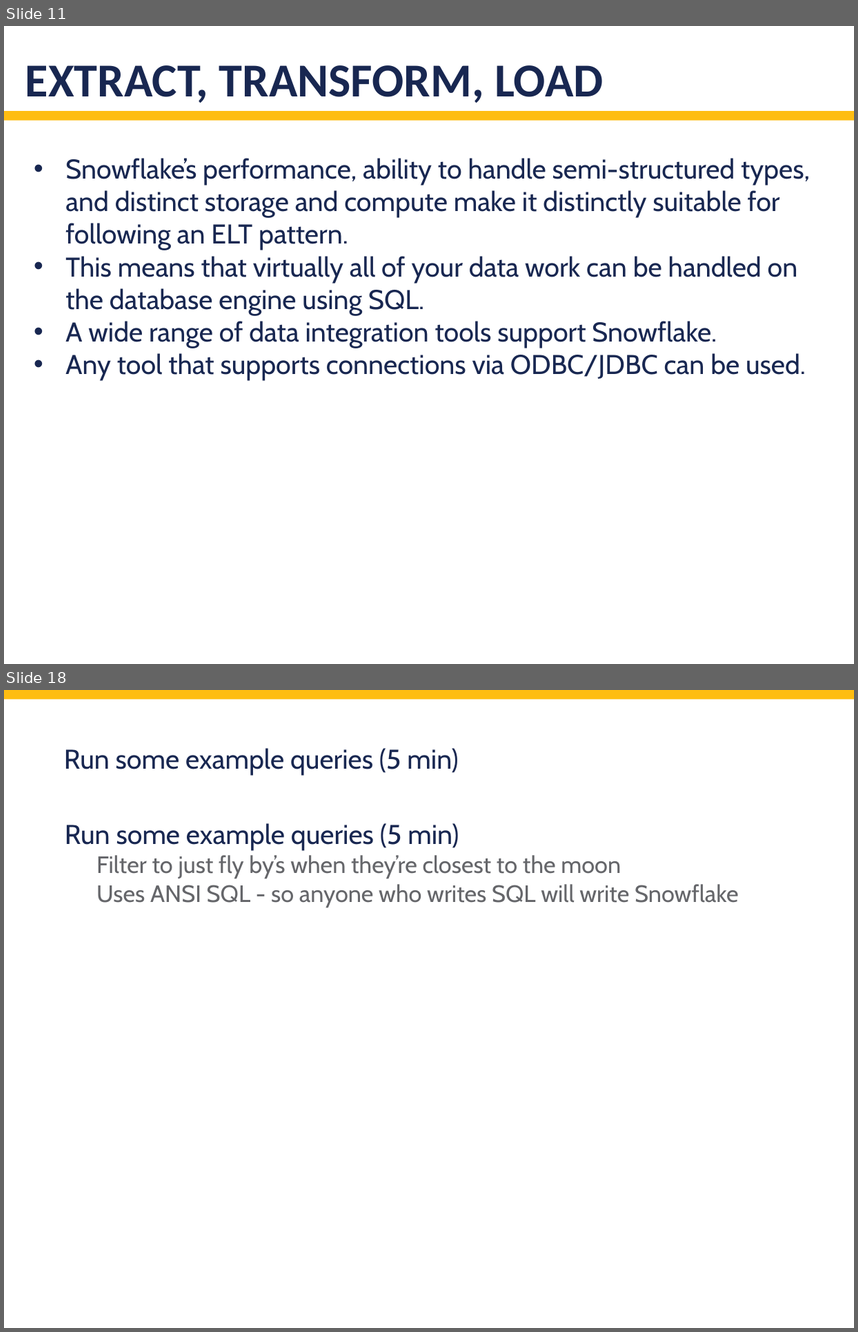
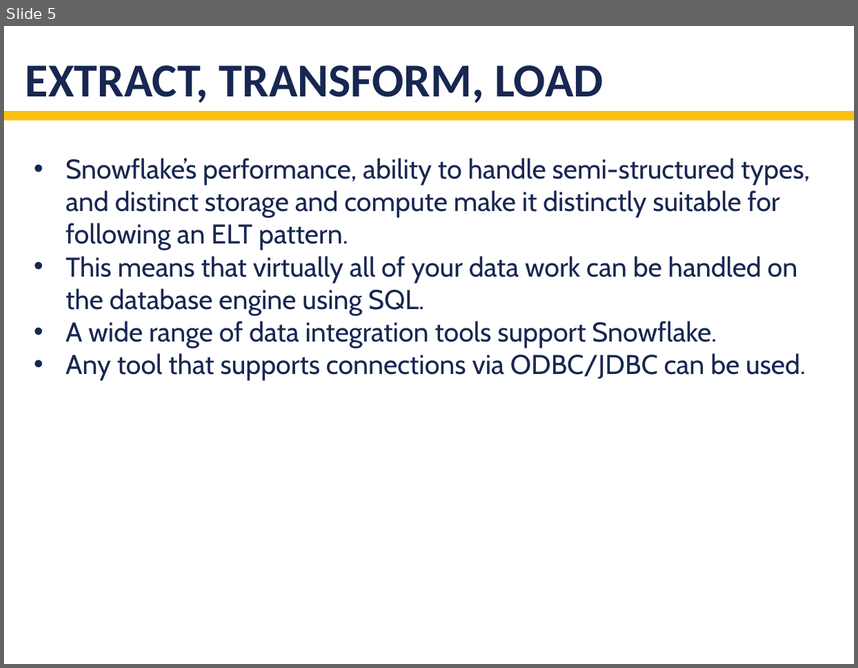
Before and after one commit to ryan-schofield/eba-snowflake, a slide deck: docs/Row store vs column store.pptx. Shown one above the other, each under a label of ours: slides 11 and 18 before the commit, slide 5 after it; the slides between them are not shown. The pictures are 858x1332 and 858x668 pixels, drawn with LibreOffice and Linux fonts; fonts in the diff are those of the drawing. Boxes give left, top, right and bottom in pixels: in the first picture for what was removed or moved away, otherwise in the second. Text is boxed around its words. In the diff, an @@ line names an element or a change of style, - is before the commit and + after.

```diff
--- a/docs/Row store vs column store.pptx
+++ b/docs/Row store vs column store.pptx
@@ slide 18 removed at (4,690,854,1328), background #FFFFFF @@
@@ rectangle removed at (4,690,854,700) @@
@@ text removed at (64,748,458,776) @@
-Run some example queries (5 min)
@@ text removed at (65,823,739,907) @@
-Run some example queries (5 min)
-  Filter to just fly by’s when they’re closest to the moon
-  Uses ANSI SQL - so anyone who writes SQL will write Snowflake
@@ what was slide 11 is now slide 5 @@
```
Also in this commit, not shown: 16 other slides removed.
